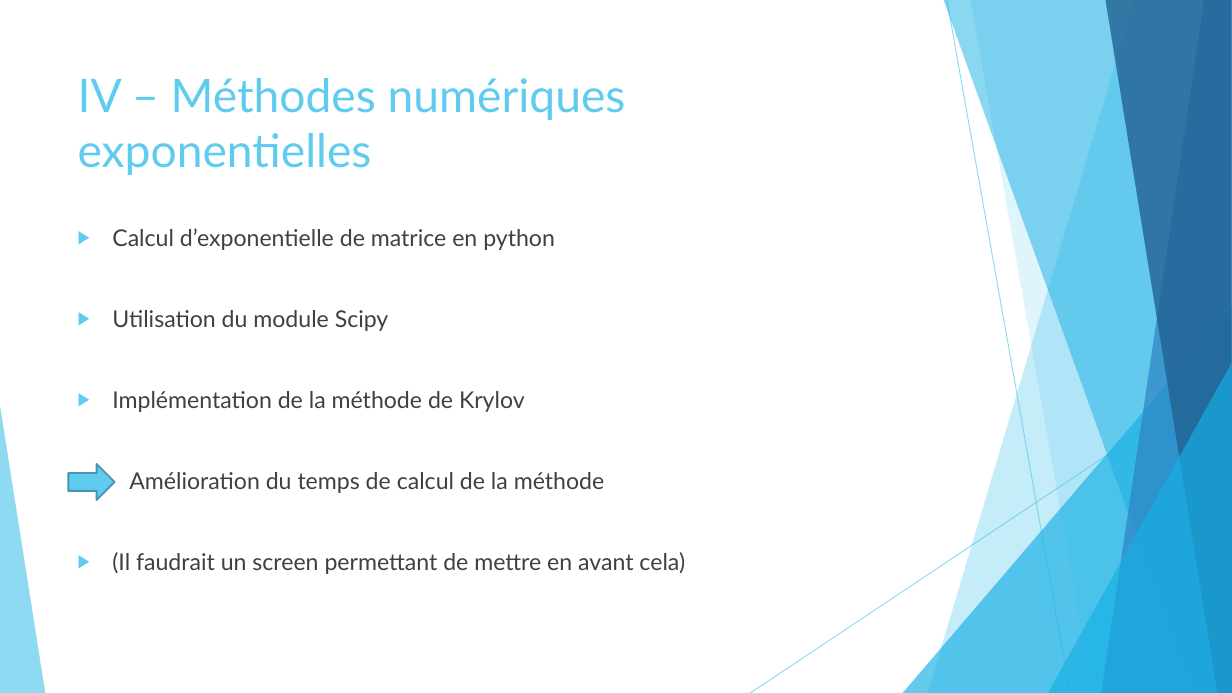
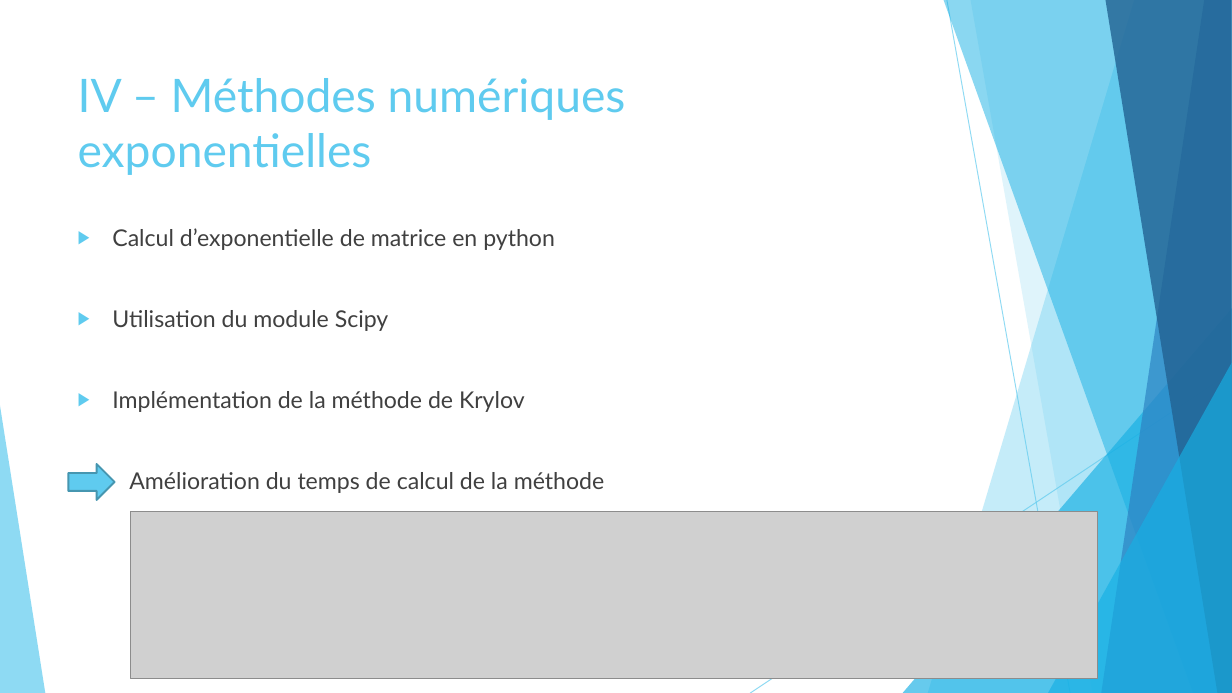
Before and after one commit to pierreXVI/PIE, a slide deck: slide 18 of oral_presentation/Oral_presentation_12_02_2019.pptx (slide 17 before the commit). Drawn at 1232x693 pixels with LibreOffice and Linux fonts; fonts in the diff are those of the drawing; grey boxes stand for pictures. Boxes give left, top, right and bottom in pixels: in the first picture for what was removed or moved away, otherwise in the second. Text is boxed around its words. In the diff, an @@ line names an element or a change of style, - is before the commit and + after.

Commit message:
Change in oral presentation and temporal/test.py for screen shots

```diff
--- a/oral_presentation/Oral_presentation_12_02_2019.pptx
+++ b/oral_presentation/Oral_presentation_12_02_2019.pptx
@@ picture added at (130, 511, 1097, 678) @@
@@ text at (112, 552, 685, 574): paragraph removed @@
-▶ (Il faudrait un screen permettant de mettre en avant cela)
```
Also in this commit, not shown: 7 other slides changed, 3 slides added, 1 slide removed, 1 other file.
